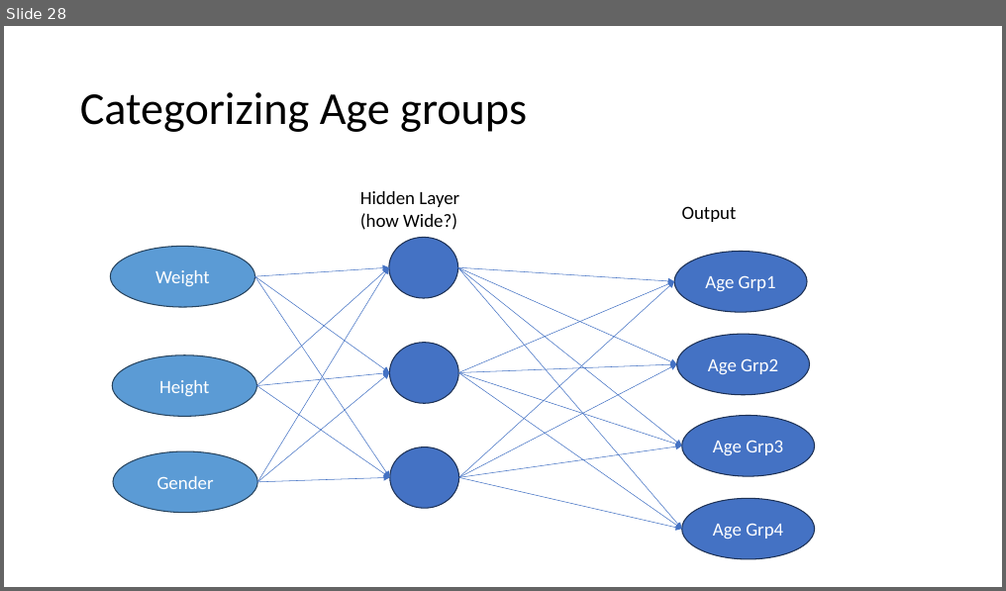
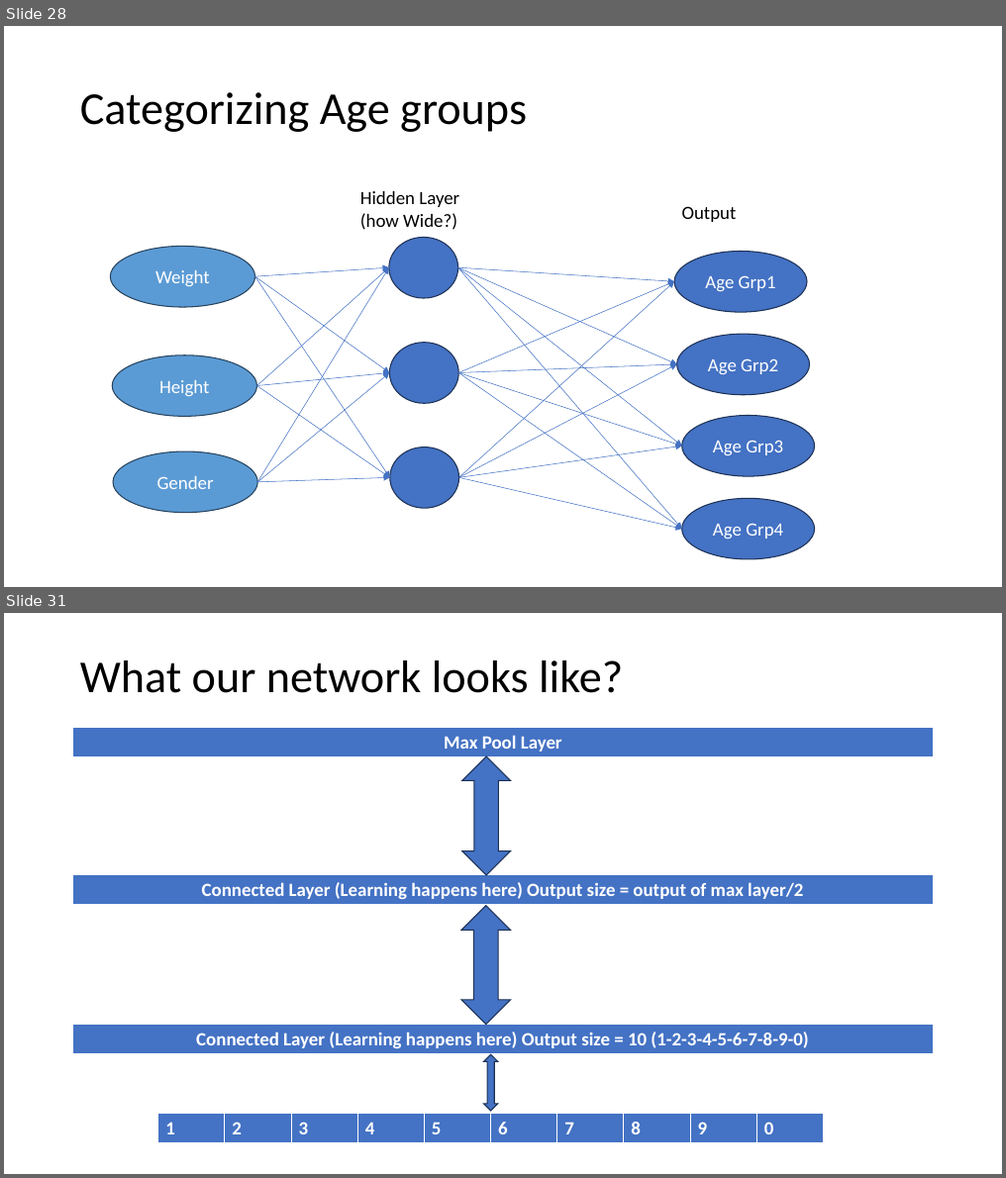
Before and after one commit to mustafa-behrainwala/simpleNN, a slide deck: Introduction To Neural Networks and AI.pptx. Shown one above the other, each under a label of ours: slide 28 before the commit, slides 28 and 31 after it; the slides between them are not shown. The pictures are 1006x591 and 1006x1178 pixels, drawn with LibreOffice and Linux fonts; fonts in the diff are those of the drawing. Boxes give left, top, right and bottom in pixels: in the first picture for what was removed or moved away, otherwise in the second. Text is boxed around its words. In the diff, an @@ line names an element or a change of style, - is before the commit and + after.

Commit message:
Adding the Max Pool Layer

```diff
--- a/Introduction To Neural Networks and AI.pptx
+++ b/Introduction To Neural Networks and AI.pptx
@@ slide 31 added at [4, 613, 1002, 1174], background #FFFFFF @@
@@ title added at [80, 661, 623, 693], 44 pt, text #000000 @@
+What our network looks like?
@@ table added at [73, 728, 934, 759], 1 rows, 1 columns @@
+Max Pool Layer
@@ up down arrow added at [462, 757, 511, 875], fill #4472C4, outline #1E3256 1 pt @@
@@ table added at [73, 875, 934, 906], 1 rows, 1 columns @@
+Connected Layer (Learning happens here) Output size = output of max layer/2
@@ up down arrow added at [461, 906, 511, 1025], fill #4472C4, outline #1E3256 1 pt @@
@@ table added at [73, 1025, 934, 1056], 1 rows, 1 columns @@
+Connected Layer (Learning happens here) Output size = 10 (1-2-3-4-5-6-7-8-9-0)
@@ up down arrow added at [484, 1055, 498, 1111], fill #4472C4, outline #1E3256 1 pt @@
@@ table added at [158, 1114, 825, 1145], 1 rows, 10 columns @@
+1 | 2 | 3 | 4 | 5 | 6 | 7 | 8 | 9 | 0
```
Also in this commit, not shown: 2 other slides added.
